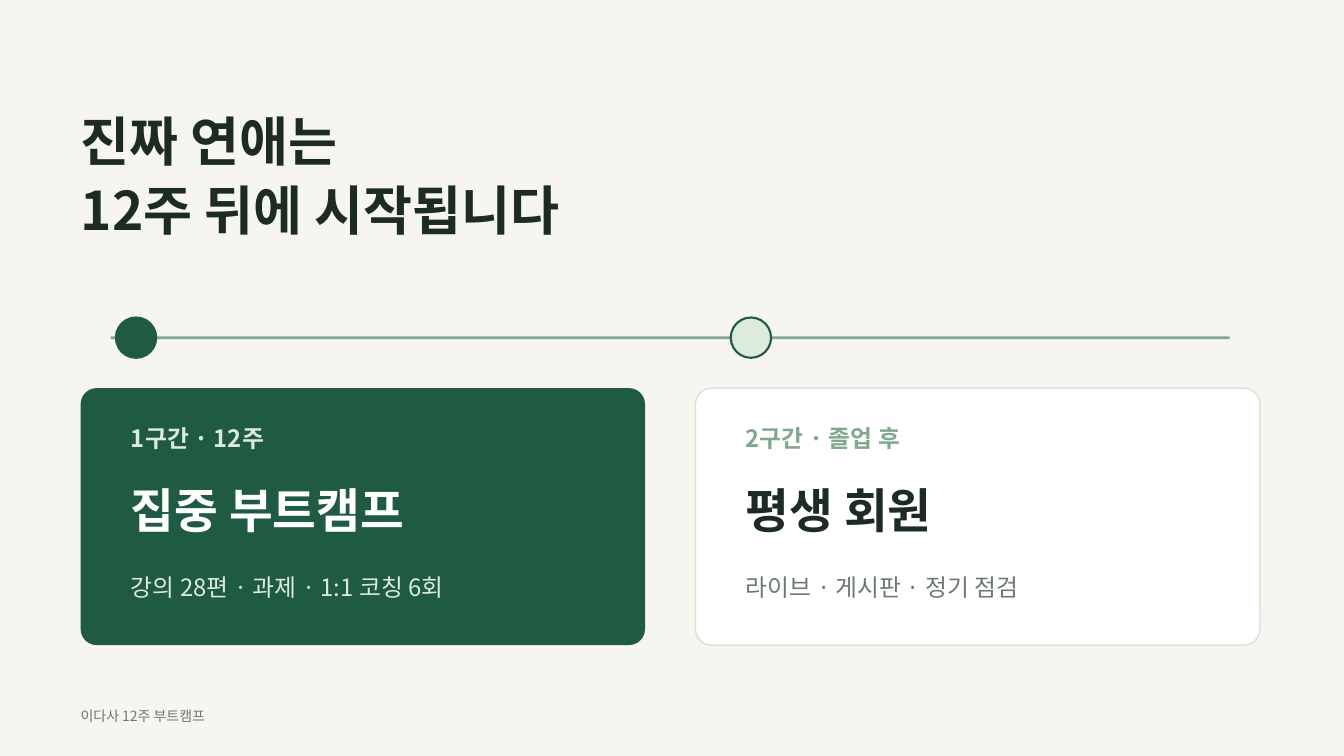
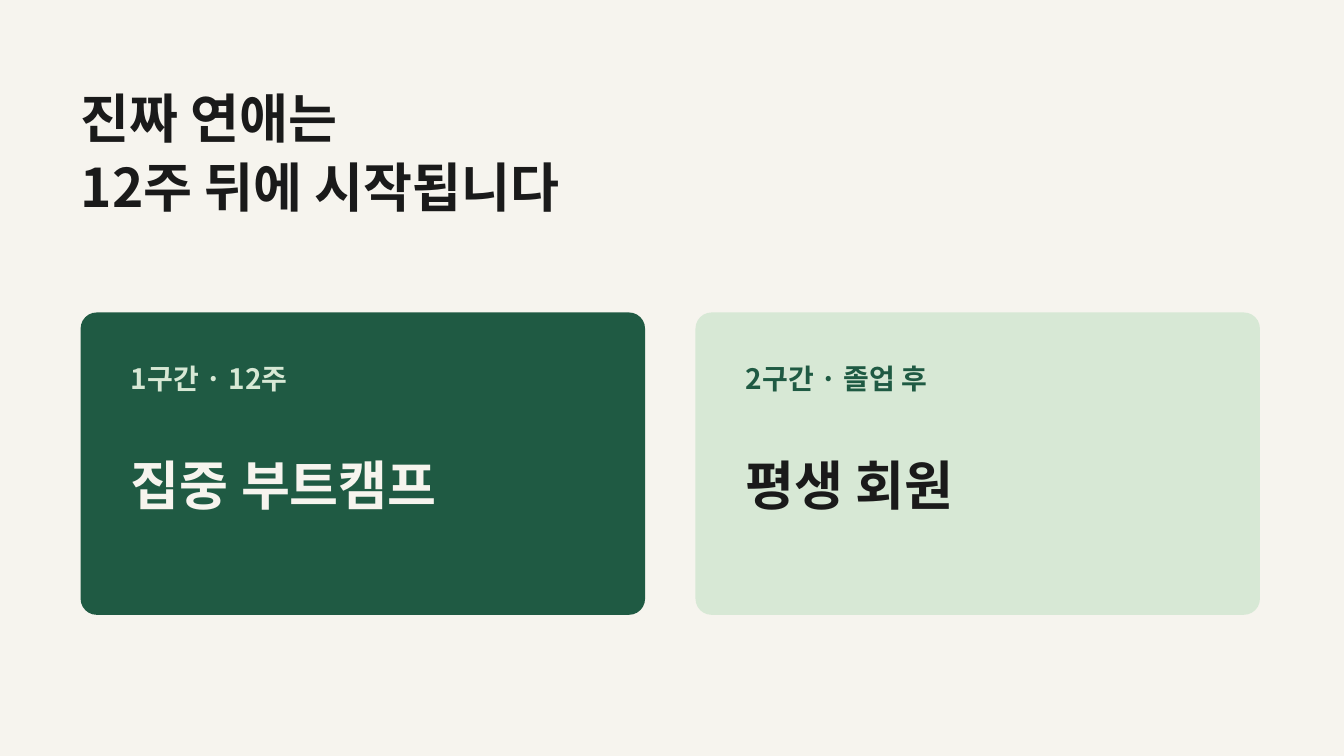
Before and after one commit to wnsgh55811-boop/speed, a slide deck: slide 23 of idasa-ot/이다사_12주부트캠프_OT.pptx (slide 24 before the commit). Drawn at 1344x756 pixels with LibreOffice and Linux fonts; fonts in the diff are those of the drawing. Boxes give left, top, right and bottom in pixels: in the first picture for what was removed or moved away, otherwise in the second. Text is boxed around its words. In the diff, an @@ line names an element or a change of style, - is before the commit and + after.

```diff
--- a/idasa-ot/이다사_12주부트캠프_OT.pptx
+++ b/idasa-ot/이다사_12주부트캠프_OT.pptx
@@ background #F7F5EF to #F6F4EE @@
@@ title "진짜 연애는": place and size @@
-title "진짜 연애는" at box(81, 116, 560, 235)
+title "진짜 연애는" at box(81, 93, 560, 212)
@@ title "진짜 연애는" at box(81, 93, 560, 212): text colour #1C2B23 to #1A1A1A @@
@@ rounded rectangle: place and size @@
-rounded rectangle at box(81, 388, 645, 645)
+rounded rectangle at box(81, 313, 645, 615)
@@ rounded rectangle at box(81, 313, 645, 615): proportions changed @@
@@ ellipse removed at box(116, 318, 156, 358) @@
@@ rounded rectangle: place and size @@
-rounded rectangle at box(696, 388, 1260, 645)
+rounded rectangle at box(696, 313, 1260, 615)
@@ rounded rectangle at box(696, 313, 1260, 615): fill #FFFFFF to #D7E8D5; outline #D8E2D6 1 pt to none; proportions changed @@
@@ ellipse removed at box(731, 318, 771, 358) @@
@@ line removed from (111, 338) to (1230, 338) @@
@@ text "1구간 · 12주": place and size @@
-text "1구간 · 12주" at box(131, 427, 264, 449)
+text "1구간 · 12주" at box(131, 365, 287, 392)
@@ text "1구간 · 12주" at box(131, 365, 287, 392): size 17 to 20 pt, text colour #DCEBDD to #D7E8D5 @@
@@ text "2구간 · 졸업 후": place and size @@
-text "2구간 · 졸업 후" at box(746, 427, 900, 449)
+text "2구간 · 졸업 후" at box(746, 365, 927, 392)
@@ text "2구간 · 졸업 후" at box(746, 365, 927, 392): size 17 to 20 pt, text colour #7FA88E to #1F5A43 @@
@@ text "집중 부트캠프": place and size @@
-text "집중 부트캠프" at box(131, 488, 404, 533)
+text "집중 부트캠프" at box(131, 460, 437, 510)
@@ text "집중 부트캠프" at box(131, 460, 437, 510): size 34 to 38 pt, text colour #FFFFFF to #F6F4EE @@
@@ text "평생 회원": place and size @@
-text "평생 회원" at box(746, 488, 932, 533)
+text "평생 회원" at box(746, 460, 954, 510)
@@ text "평생 회원" at box(746, 460, 954, 510): size 34 to 38 pt, text colour #1C2B23 to #1A1A1A @@
@@ text removed at box(131, 576, 443, 598) @@
-강의 28편 · 과제 · 1:1 코칭 6회
@@ text removed at box(746, 576, 1019, 598) @@
-라이브 · 게시판 · 정기 점검
@@ text removed at box(81, 709, 205, 722) @@
-이다사 12주 부트캠프
```
Also in this commit, not shown: 29 other slides changed, 1 slide removed, 3 other files.
